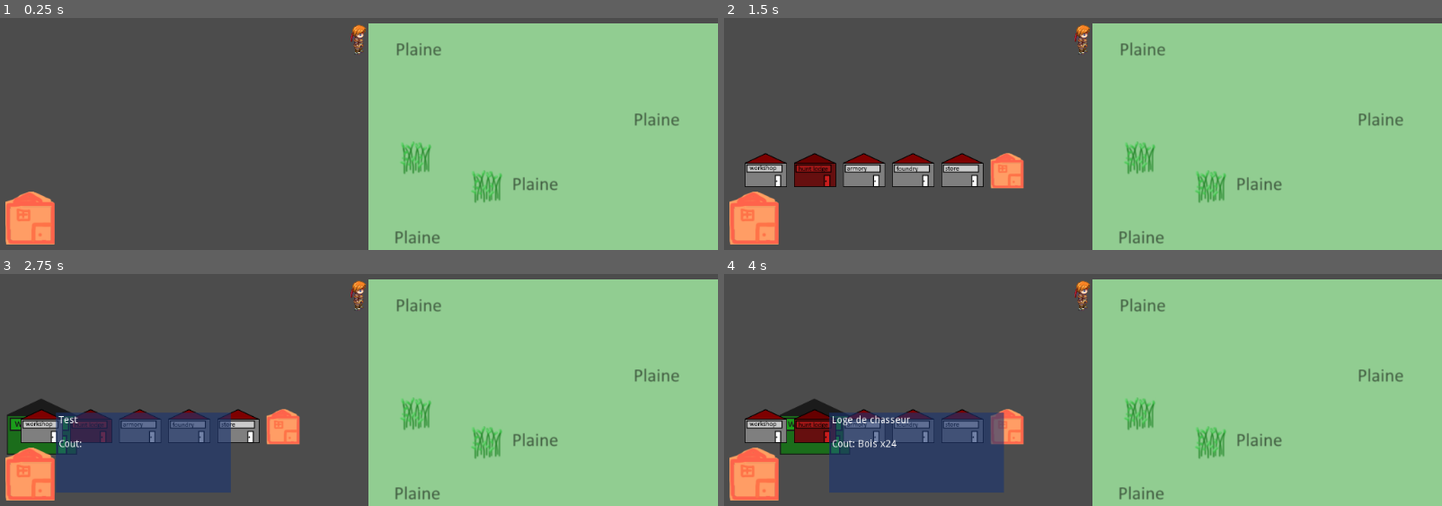
Above: before the commit, frames 1-4 (two rows, left to right).
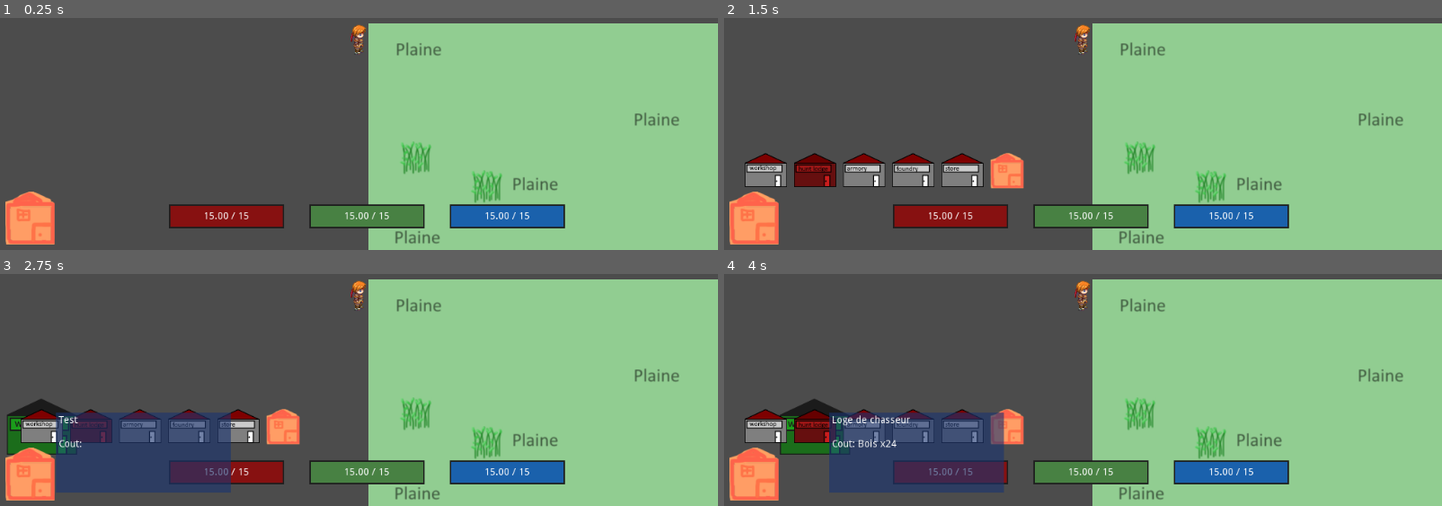
Above: after the commit, the same moments.

Repository: Xinginn/proficio
Game: Godot game, scene res://scenes/Playground/Playground.tscn
The game is run twice, just before and just after one commit, with the same random seed, the same clock (stepped at 60 frames per second) and the same inputs. The engine's default icon, where the game draws it, is replaced by a stand-in: a white triangle on a blue panel in a dark square.
Inputs (mouse positions are in pixels of both pictures, inside the frame that each line leads up to):
- Up to frame 1 (0.25 s): no input
- Up to frame 2 (1.5 s): click (752, 217) at 0.5 s; click (752, 217) at 1.25 s
- Up to frame 3 (2.75 s): click (43, 427) at 2.02 s
- Up to frame 4 (4 s): click (767, 427) at 2.75 s; click (817, 427) at 3.52 s

The runs differ from the first frame. In frame 1, 5.1% of the frame differs, in the area x 23-79%, y 80-91%; in frame 2, 5.1%; in frame 3, 4.2%; in frame 4, 3.5%.

Commit message:
jauges en hud
+ajout d'un gauges_manager à la camera du player, avec les progressBar de health, stamina, mana
+ajout de signaux emis à la modification de ces valeurs dans actor
+connection des signaux du player au methode d'update de l'affichage du gauges_manager via playground

Diff:
--- a/entities/Actor/Actor.gd
+++ b/entities/Actor/Actor.gd
@@ -8,9 +8,9 @@
 const XP_NEED_GROWTH = 1.2
 const BASE_MAX_WEIGHT = 100.0
 
-const BASE_HEALTH_REGEN = 1.0
-const BASE_STAMINA_REGEN = 1.0
-const BASE_MANA_REGEN = 1.0
+const BASE_HEALTH_REGEN = 0.1
+const BASE_STAMINA_REGEN = 0.1
+const BASE_MANA_REGEN = 0.1
 
 onready var animated_sprite: AnimatedSprite = $AnimatedSprite
 onready var texture_progress: TextureProgress = $TextureProgress
@@ -99,15 +99,21 @@
 signal gold_changed(value)
 signal inventory_changed(inventory)
 signal resources_changed(resources)
+signal health_changed(current, maxi)
+signal stamina_changed(current, maxi)
+signal mana_changed(current, maxi)
 
 func _set_health(value) -> void:
   health = clamp(value, 0, max_health)
+  emit_signal('health_changed', health, max_health)
 
 func _set_stamina(value) -> void:
   stamina = clamp(value, 0, max_stamina)
+  emit_signal('stamina_changed', stamina, max_stamina)
 
 func _set_mana(value) -> void:
   mana = clamp(value, 0, max_mana)
+  emit_signal('mana_changed', mana, max_mana)
 
 func _set_gold(value: int) -> void:
   gold = value
--- a/scenes/Playground/Playground.gd
+++ b/scenes/Playground/Playground.gd
@@ -9,6 +9,7 @@
 onready var player = $World/Player
 onready var buildings_holder = $World/BuildingsHolder
 onready var inventory_panel = $World/Player/Camera2D/InventoryPanel
+onready var gauges_manager = $World/Player/Camera2D/GaugesManager
 onready var building_buttons_container = $World/Player/Camera2D/StartBuildButton/BuildingButtonsContainer
 
 onready var building_ghost = $BuildingGhost
@@ -112,7 +113,9 @@
   player.connect('gold_changed', inventory_panel, "_on_gold_changed")
   player.connect('resources_changed', inventory_panel, "_on_resources_changed")
   player.connect('inventory_changed', inventory_panel, "_on_inventory_changed")
-
+  player.connect('health_changed', gauges_manager, '_on_player_health_changed')
+  player.connect('stamina_changed', gauges_manager, '_on_player_stamina_changed')
+  player.connect('mana_changed', gauges_manager, '_on_player_mana_changed')
 
   # zone de seed pour test
   var new_armor = Data.crafts[0].product.new()
--- a/scenes/Playground/Playground.tscn
+++ b/scenes/Playground/Playground.tscn
@@ -1,9 +1,10 @@
-[gd_scene load_steps=18 format=2]
+[gd_scene load_steps=23 format=2]
 
 [ext_resource path="res://scenes/playground/world_manager.gd" type="Script" id=1]
 [ext_resource path="res://entities/actor/actor.tscn" type="PackedScene" id=2]
 [ext_resource path="res://scenes/playground/playground.gd" type="Script" id=3]
 [ext_resource path="res://assets/buildings/building_01.png" type="Texture" id=4]
+[ext_resource path="res://scenes/playground/gauges_manager.gd" type="Script" id=5]
 [ext_resource path="res://assets/button_48x48_hover.png" type="Texture" id=6]
 [ext_resource path="res://assets/icons/default.png" type="Texture" id=7]
 [ext_resource path="res://assets/texture_back.png" type="Texture" id=8]
@@ -20,6 +21,27 @@
 [sub_resource type="RectangleShape2D" id=1]
 extents = Vector2( 0, 0 )
 
+[sub_resource type="StyleBoxFlat" id=2]
+bg_color = Color( 0.533333, 0.0705882, 0.0705882, 1 )
+
+[sub_resource type="StyleBoxFlat" id=3]
+bg_color = Color( 0.117647, 0.117647, 0.117647, 1 )
+border_width_left = 1
+border_width_top = 1
+border_width_right = 1
+border_width_bottom = 1
+border_color = Color( 0.117647, 0.117647, 0.117647, 1 )
+expand_margin_left = 2.0
+expand_margin_right = 2.0
+expand_margin_top = 2.0
+expand_margin_bottom = 2.0
+
+[sub_resource type="StyleBoxFlat" id=4]
+bg_color = Color( 0.286275, 0.509804, 0.266667, 1 )
+
+[sub_resource type="StyleBoxFlat" id=5]
+bg_color = Color( 0.105882, 0.384314, 0.678431, 1 )
+
 [node name="Playground" type="Node2D"]
 script = ExtResource( 3 )
 
@@ -300,5 +322,86 @@
 
 [node name="ItemGhost" type="Sprite" parent="World/Player/Camera2D/InventoryPanel"]
 visible = false
+
+[node name="GaugesManager" type="HBoxContainer" parent="World/Player/Camera2D"]
+anchor_right = 1.0
+anchor_bottom = 1.0
+margin_left = -267.982
+margin_top = 237.04
+margin_right = 292.018
+margin_bottom = 267.04
+custom_constants/separation = 40
+script = ExtResource( 5 )
+__meta__ = {
+"_edit_use_anchors_": false
+}
+
+[node name="HealthBar" type="ProgressBar" parent="World/Player/Camera2D/GaugesManager"]
+margin_right = 160.0
+margin_bottom = 30.0
+rect_min_size = Vector2( 160, 30 )
+custom_styles/fg = SubResource( 2 )
+custom_styles/bg = SubResource( 3 )
+value = 40.0
+percent_visible = false
+__meta__ = {
+"_edit_use_anchors_": false
+}
+
+[node name="Label" type="Label" parent="World/Player/Camera2D/GaugesManager/HealthBar"]
+anchor_right = 1.0
+anchor_bottom = 1.0
+text = "40 / 40"
+align = 1
+valign = 1
+__meta__ = {
+"_edit_use_anchors_": false
+}
+
+[node name="StaminaBar" type="ProgressBar" parent="World/Player/Camera2D/GaugesManager"]
+margin_left = 200.0
+margin_right = 360.0
+margin_bottom = 30.0
+rect_min_size = Vector2( 160, 30 )
+custom_styles/fg = SubResource( 4 )
+custom_styles/bg = SubResource( 3 )
+value = 40.0
+percent_visible = false
+__meta__ = {
+"_edit_use_anchors_": false
+}
+
+[node name="Label" type="Label" parent="World/Player/Camera2D/GaugesManager/StaminaBar"]
+anchor_right = 1.0
+anchor_bottom = 1.0
+text = "40 / 40"
+align = 1
+valign = 1
+__meta__ = {
+"_edit_use_anchors_": false
+}
+
+[node name="ManaBar" type="ProgressBar" parent="World/Player/Camera2D/GaugesManager"]
+margin_left = 400.0
+margin_right = 560.0
+margin_bottom = 30.0
+rect_min_size = Vector2( 160, 30 )
+custom_styles/fg = SubResource( 5 )
+custom_styles/bg = SubResource( 3 )
+value = 40.0
+percent_visible = false
+__meta__ = {
+"_edit_use_anchors_": false
+}
+
+[node name="Label" type="Label" parent="World/Player/Camera2D/GaugesManager/ManaBar"]
+anchor_right = 1.0
+anchor_bottom = 1.0
+text = "40 / 40"
+align = 1
+valign = 1
+__meta__ = {
+"_edit_use_anchors_": false
+}
 [connection signal="pressed" from="World/Player/Camera2D/StartBuildButton" to="." method="_on_start_build_button_pressed"]
 [connection signal="pressed" from="World/Player/Camera2D/CraftPanel/CurrentCraftIcon/CurrentCraftButton" to="World/Player/Camera2D/CraftPanel" method="_on_queue_button_cancel_pressed" binds= [ 0 ]]
--- /dev/null
+++ b/scenes/playground/gauges_manager.gd
@@ -0,0 +1,23 @@
+extends HBoxContainer
+
+onready var health_bar: ProgressBar = $HealthBar
+onready var health_label: Label = $HealthBar/Label
+onready var stamina_bar: ProgressBar = $StaminaBar
+onready var stamina_label: Label = $StaminaBar/Label
+onready var mana_bar: ProgressBar = $ManaBar
+onready var mana_label: Label = $ManaBar/Label
+
+func _on_player_health_changed(current, maxi) -> void:
+  health_bar.value = current
+  health_bar.max_value = maxi
+  health_label.text = "%.2f / %d" % [current, maxi]
+
+func _on_player_stamina_changed(current, maxi) -> void:
+  stamina_bar.value = current
+  stamina_bar.max_value = maxi
+  stamina_label.text = "%.2f / %d" % [current, maxi]
+
+func _on_player_mana_changed(current, maxi) -> void:
+  mana_bar.value = current
+  mana_bar.max_value = maxi
+  mana_label.text = "%.2f / %d" % [current, maxi]
